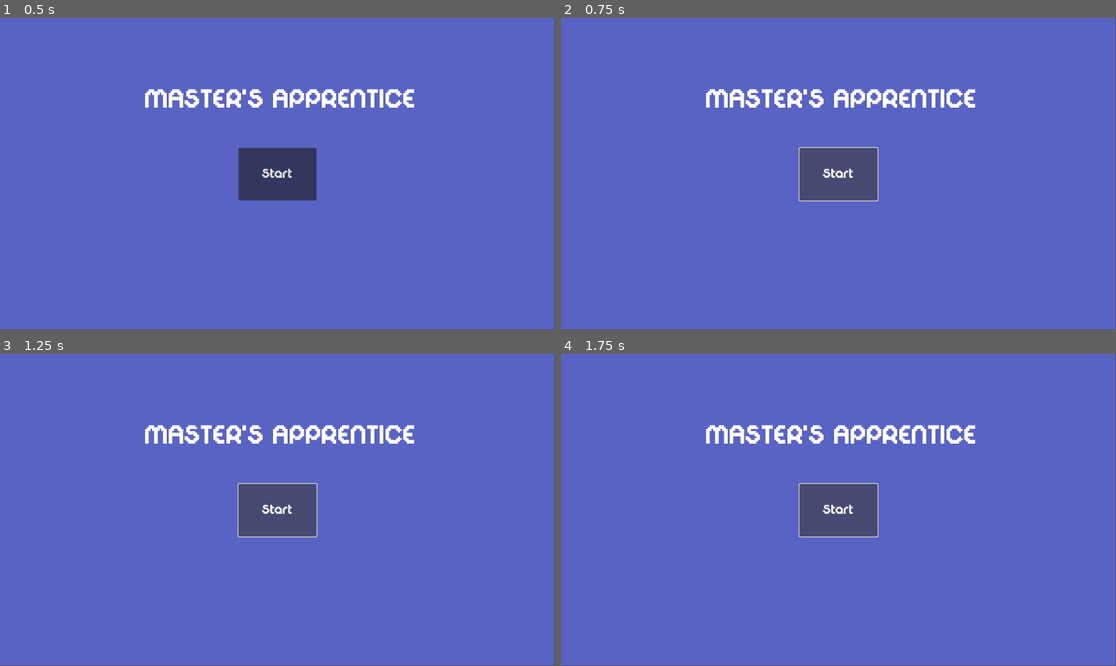
Above: before the commit, frames 1-4 (two rows, left to right).
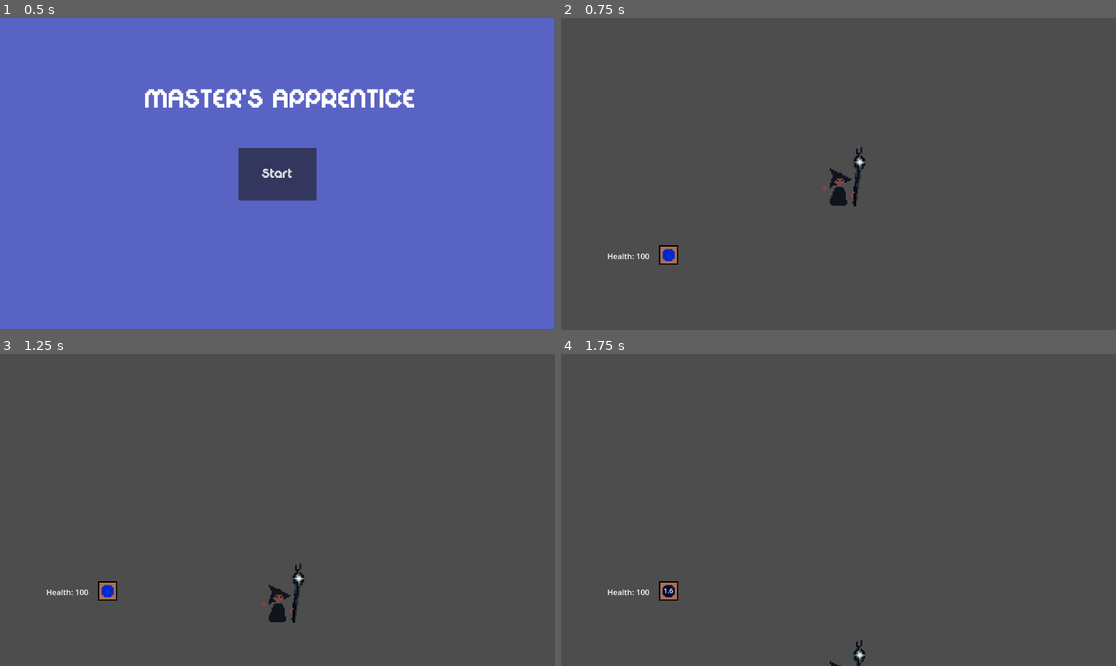
Above: after the commit, the same moments.

Repository: AthertonRoamer/Newton
Game: Godot game, scene res://main/main.tscn
The game is run twice, just before and just after one commit, with the same random seed, the same clock (stepped at 60 frames per second) and the same inputs.
Inputs (mouse positions are in pixels of both pictures, inside the frame that each line leads up to):
- Up to frame 1 (0.5 s): no input
- Up to frame 2 (0.75 s): click "Start" at 0.5 s
- Up to frame 3 (1.25 s): no input
- Up to frame 4 (1.75 s): click (838, 510) at 1.25 s, where only the run before the commit has a clickable "Start"

Frame 1 is identical in both runs. In frame 2, 100% of the frame differs, in the area x 0-100%, y 0-100%; in frame 3, 100%; in frame 4, 100%.

Commit message:
FInished LevelSegmentManager and added AudioManager

Diff:
--- /dev/null
+++ b/Newton/audio_manager/audio_manager.gd
@@ -0,0 +1,33 @@
+class_name AudioManagerClass
+extends Node
+
+@export var audio_player_count : int = 10
+
+var audio_players : Array[AudioStreamPlayer] = []  # The available players.
+var queue : Array = []  # The queue of sounds to play.
+
+func _ready():
+	# Create the pool of AudioStreamPlayer nodes.
+	for i in audio_player_count:
+		var p = AudioStreamPlayer.new()
+		add_child(p)
+		audio_players.append(p)
+
+
+func play(sound : AudioStream):
+	if sound != null:
+		queue.append(sound)
+
+
+func _process(_delta):
+	# Play a queued sound if any players are available.
+	if not queue.is_empty():
+		var available_players : Array[AudioStreamPlayer] = audio_players.filter(is_stream_stopped)
+		if not available_players.is_empty():
+			var player = available_players.pop_back()
+			player.stream = queue.pop_front()
+			player.play()
+
+
+func is_stream_stopped(player):
+	return not player.playing
--- /dev/null
+++ b/Newton/audio_manager/audio_manager.tscn
@@ -0,0 +1,6 @@
+[gd_scene load_steps=2 format=3 uid="uid://d3khoo0rr7ybd"]
+
+[ext_resource type="Script" path="res://audio_manager/audio_manager.gd" id="1_kwewo"]
+
+[node name="AudioManager" type="Node"]
+script = ExtResource("1_kwewo")
--- a/Newton/hud/respawn_menu/respawn_menu.gd
+++ b/Newton/hud/respawn_menu/respawn_menu.gd
@@ -2,6 +2,6 @@
 
 
 func _on_respawn_button_pressed():
-	#hide()
-	#Main.world.level_segment_manager.reload_active_segment()
+	hide()
+	Main.world.level_segment_manager.reload_active_segment()
 	pass
--- a/Newton/hud/spell_display_manager/spell_display_manager.gd
+++ b/Newton/hud/spell_display_manager/spell_display_manager.gd
@@ -14,3 +14,10 @@
 	$GridContainer.add_child(new_display)
 
 	custom_minimum_size = $GridContainer.get_minimum_size()
+
+
+func clear_spells() -> void:
+	spells = []
+	for child in $GridContainer.get_children():
+		child.queue_free()
+	custom_minimum_size = $GridContainer.get_minimum_size()
--- a/Newton/main/main.gd
+++ b/Newton/main/main.gd
@@ -7,6 +7,8 @@
 
 @export var menu_scene : PackedScene
 @export var game_scene : PackedScene
+var game : Node
+var menu : Control
 
 
 func _ready() -> void:
@@ -15,11 +17,19 @@
 
 
 func load_main_menu() -> void:
-	var menu = menu_scene.instantiate()
+	menu = menu_scene.instantiate()
 	add_child(menu)
 
 
 func load_game() -> void:
 	if game_scene != null:
-		var game = game_scene.instantiate()
+		menu.queue_free()
+		game = game_scene.instantiate()
 		add_child(game)
+
+
+func exit_game_to_menu() -> void:
+	if is_instance_valid(game):
+		Hud.visible = false
+		game.queue_free()
+		load_main_menu()
--- a/Newton/main/main.tscn
+++ b/Newton/main/main.tscn
@@ -1,8 +1,10 @@
-[gd_scene load_steps=3 format=3 uid="uid://dkvljuwumf6a5"]
+[gd_scene load_steps=4 format=3 uid="uid://dkvljuwumf6a5"]
 
 [ext_resource type="Script" path="res://main/main.gd" id="1_7k6r0"]
 [ext_resource type="PackedScene" uid="uid://cwsnjtqbugh5m" path="res://menu/main_menu.tscn" id="2_5ho16"]
+[ext_resource type="PackedScene" uid="uid://cyp8rgucuve24" path="res://world/main_world/main_world.tscn" id="3_bnpqc"]
 
 [node name="Main" type="Node"]
 script = ExtResource("1_7k6r0")
 menu_scene = ExtResource("2_5ho16")
+game_scene = ExtResource("3_bnpqc")
--- a/Newton/player/player.gd
+++ b/Newton/player/player.gd
@@ -53,22 +53,28 @@
 var spawn_state : spawn_states = spawn_states.LOAD_IN
 
 func _ready() -> void:
+	Hud.spell_display_manager.clear_spells()
 	match spawn_state:
 		spawn_states.LEVEL_TRANSFER:
+			load_persistent_player_data()
 			load_temporary_player_data()
 		spawn_states.RESPAWN:
 			load_persistent_player_data()
 			respawn_reset()
+		spawn_states.LOAD_IN:
+			equip_spell(preload("res://player/spells/test_spell/test_spell.tscn"))
 	Hud.health_display.health = health
 	Hud.show()
 	interactable_item_detector.player = self
 	Main.player = self
-	equip_spell(preload("res://player/spells/test_spell/test_spell.tscn"))
+
 
 
 func load_persistent_player_data() -> void:
-	for spell in PlayerData.equipped_spells:
+	var num = PlayerData.selected_spell_num
+	for spell in PlayerData.equipped_spells.duplicate():
 		equip_spell(spell)
+	spell_manager.select_spell_by_num(num)
 
 
 func load_temporary_player_data() -> void:
@@ -134,7 +140,8 @@
 		if equiped_spell.id == spell.id:
 			push_warning("Trying to equip spell that is already equipped")
 			return
-	PlayerData.equipped_spells.append(spell_scene)
+	if not PlayerData.equipped_spells.has(spell_scene):
+		PlayerData.equipped_spells.append(spell_scene)
 	Hud.spell_display_manager.add_spell(spell)
 	spell_manager.add_spell(spell)
 	if spell_manager.spell_count == 1:
@@ -142,7 +149,7 @@
 
 
 func begin_charging_spell() -> void:
-	if spell_manager.selected_spell.available:
+	if is_instance_valid(spell_manager.selected_spell) and spell_manager.selected_spell.available:
 		spell_manager.selected_spell.begin_charge()
 		direction_locked = true
 		charging = true
@@ -152,7 +159,7 @@
 
 
 func cast_spell() -> void:
-	if spell_manager.selected_spell.available and spell_manager.selected_spell.state == Spell.state_options.CHARGING:
+	if is_instance_valid(spell_manager.selected_spell) and spell_manager.selected_spell.available and spell_manager.selected_spell.state == Spell.state_options.CHARGING:
 		spell_manager.selected_spell.cast()
 
 
--- a/Newton/player/player_data/player_data.gd
+++ b/Newton/player/player_data/player_data.gd
@@ -3,8 +3,9 @@
 
 #class for containing player data that should be preserved through death or across level segment changes
 
-#persistent data - data preserved across death and respawn
+#persistent data - data preserved across death/respawn and level segment changes
 var equipped_spells : Array[PackedScene] = []
+var selected_spell_num : int = 0
 
 #temporary data - data preserved across level segment changes
 var health : int = 100
--- a/Newton/player/spells/spell_manager/spell_manager.gd
+++ b/Newton/player/spells/spell_manager/spell_manager.gd
@@ -2,7 +2,10 @@
 extends Node
 
 var selected_spell : Spell
-var selected_spell_num : int = 0
+var selected_spell_num : int = 0:
+	set(v):
+		selected_spell_num = v
+		PlayerData.selected_spell_num = selected_spell_num
 
 var spell_count : int = 0
 
@@ -20,3 +23,5 @@
 			selected_spell = new_selected_spell
 			selected_spell.selected = true
 			selected_spell_num = num
+	else:
+		push_warning("Spell manager is trying to select an invalid spell num")
--- a/Newton/project.godot
+++ b/Newton/project.godot
@@ -19,6 +19,7 @@
 
 Hud="*res://hud/hud.tscn"
 PlayerData="*res://player/player_data/player_data.tscn"
+AudioManager="*res://audio_manager/audio_manager.tscn"
 
 [input]
 
--- /dev/null
+++ b/Newton/test_world/level_segment_manager.gd
@@ -0,0 +1 @@
+extends LevelSegmentManager
--- a/Newton/test_world/test_map/test_map.tscn
+++ b/Newton/test_world/test_map/test_map.tscn
@@ -6,6 +6,7 @@
 [ext_resource type="PackedScene" uid="uid://cvl5k81wk4ncv" path="res://player/spells/magic_missile_spell/grabbable_magic_missile/grabbable_magic_missile.tscn" id="3_6mq8f"]
 [ext_resource type="PackedScene" uid="uid://crs5n2j5sil7s" path="res://entities/goblin/goblin.tscn" id="5_ec22k"]
 [ext_resource type="PackedScene" path="res://wind.tscn" id="6_vn1vw"]
+[ext_resource type="PackedScene" uid="uid://b2o234hsvd7y0" path="res://world/teleporter/teleporter.tscn" id="7_yxum4"]
 
 [node name="TestMap1" type="Node2D" node_paths=PackedStringArray("spawn_point")]
 script = ExtResource("1_otmdb")
@@ -28,6 +29,10 @@
 z_index = -5
 position = Vector2(520, 549)
 
+[node name="Block3" parent="." instance=ExtResource("1_0n05w")]
+z_index = -5
+position = Vector2(1672, 397)
+
 [node name="GrabbableTestSpellTwo" parent="." instance=ExtResource("2_8411r")]
 position = Vector2(1275, 402)
 
@@ -43,3 +48,6 @@
 [node name="wind" parent="." instance=ExtResource("6_vn1vw")]
 visible = false
 position = Vector2(1041, 213)
+
+[node name="Teleporter" parent="." instance=ExtResource("7_yxum4")]
+position = Vector2(1802, 340)
--- /dev/null
+++ b/Newton/test_world/test_map_2/test_map2.gd
@@ -0,0 +1 @@
+extends LevelSegment
--- /dev/null
+++ b/Newton/test_world/test_map_2/test_map2.tscn
@@ -0,0 +1,34 @@
+[gd_scene load_steps=4 format=3 uid="uid://2aaa3oxxbcg3"]
+
+[ext_resource type="Script" path="res://test_world/test_map_2/test_map2.gd" id="1_15de8"]
+[ext_resource type="PackedScene" uid="uid://fs6myl3u0kt5" path="res://test_world/block.tscn" id="2_8mqfg"]
+[ext_resource type="PackedScene" uid="uid://b2o234hsvd7y0" path="res://world/teleporter/teleporter.tscn" id="3_ivkys"]
+
+[node name="TestMap2" type="Node2D" node_paths=PackedStringArray("spawn_point", "object_holder")]
+script = ExtResource("1_15de8")
+spawn_point = NodePath("SpawnPoint")
+object_holder = NodePath("")
+
+[node name="ColorRect" type="ColorRect" parent="."]
+z_index = -5
+offset_left = -697.0
+offset_top = -1176.0
+offset_right = -657.0
+offset_bottom = -1136.0
+scale = Vector2(115.334, 70.3635)
+color = Color(0.0392157, 0.145098, 0.14902, 1)
+
+[node name="SpawnPoint" type="Node2D" parent="."]
+position = Vector2(-47, 260)
+
+[node name="Block" parent="." instance=ExtResource("2_8mqfg")]
+position = Vector2(135, 335)
+
+[node name="Block2" parent="." instance=ExtResource("2_8mqfg")]
+position = Vector2(756, 242)
+
+[node name="Block3" parent="." instance=ExtResource("2_8mqfg")]
+position = Vector2(1342, 126)
+
+[node name="Teleporter" parent="." instance=ExtResource("3_ivkys")]
+position = Vector2(1457, 66)
--- a/Newton/test_world/test_world.tscn
+++ b/Newton/test_world/test_world.tscn
@@ -1,23 +1,15 @@
-[gd_scene load_steps=4 format=3 uid="uid://w06y3prgnygb"]
+[gd_scene load_steps=5 format=3 uid="uid://w06y3prgnygb"]
 
-[ext_resource type="PackedScene" uid="uid://vo4tbm4u65yf" path="res://test_world/test_map/test_map.tscn" id="1_tw7wp"]
 [ext_resource type="Script" path="res://test_world/test_world.gd" id="1_yrsjs"]
-
-[ext_resource type="PackedScene" uid="uid://city0pwx48l16" path="res://player/player.tscn" id="2_3631f"]
-[ext_resource type="PackedScene" uid="uid://gnat8j78a4g7" path="res://wind.tscn" id="3_jv0u6"]
-[ext_resource type="PackedScene" uid="uid://crs5n2j5sil7s" path="res://entities/goblin/goblin.tscn" id="5_2mg2v"]
-
-
-[ext_resource type="Script" path="res://world/level_segment_system/level_segment_manager/level_segment_manager.gd" id="5_bvliq"]
-
+[ext_resource type="Script" path="res://test_world/level_segment_manager.gd" id="2_5d4fn"]
+[ext_resource type="PackedScene" uid="uid://vo4tbm4u65yf" path="res://test_world/test_map/test_map.tscn" id="3_qbsrl"]
+[ext_resource type="PackedScene" uid="uid://2aaa3oxxbcg3" path="res://test_world/test_map_2/test_map2.tscn" id="4_rfshi"]
 
 [node name="TestWorld" type="Node2D" node_paths=PackedStringArray("object_holder", "level_segment_manager")]
 script = ExtResource("1_yrsjs")
 object_holder = NodePath(".")
 level_segment_manager = NodePath("LevelSegmentManager")
 
-
-
 [node name="LevelSegmentManager" type="Node2D" parent="."]
-script = ExtResource("5_bvliq")
-level_segment_list = Array[PackedScene]([ExtResource("1_tw7wp")])
+script = ExtResource("2_5d4fn")
+level_segment_list = Array[PackedScene]([ExtResource("3_qbsrl"), ExtResource("4_rfshi")])
--- a/Newton/world/level_segment_system/level_segment/level_segment.gd
+++ b/Newton/world/level_segment_system/level_segment/level_segment.gd
@@ -2,11 +2,15 @@
 extends Node2D
 
 @export var spawn_point : Node2D
+@export var object_holder : Node2D
 
 var player_scene : PackedScene = preload("res://player/player.tscn")
 
 func spawn_player(spawn_state : Player.spawn_states):
 	var new_player : Player = player_scene.instantiate()
-	new_player.global_position = spawn_point.global_position
+	if is_instance_valid(spawn_point):
+		new_player.global_position = spawn_point.global_position
+	else:
+		push_warning("Level segment " + str(self) + " doesn't have spawn point set")
 	new_player.spawn_state = spawn_state
 	add_child(new_player)
--- a/Newton/world/level_segment_system/level_segment_manager/level_segment_manager.gd
+++ b/Newton/world/level_segment_system/level_segment_manager/level_segment_manager.gd
@@ -8,7 +8,10 @@
 var level_segment_index : int = 0
 
 func _ready() -> void:
-	open_level_segment(level_segment_list[0])
+	if level_segment_list.size() >= 1 and level_segment_list[0] != null and level_segment_list[0].can_instantiate():
+		open_level_segment(level_segment_list[0])
+	else:
+		push_warning("Level Segment Manager has no Level Segments")
 
 
 func open_level_segment(segment_scene : PackedScene, spawn_state : Player.spawn_states = Player.spawn_states.LOAD_IN) -> void:
@@ -16,12 +19,31 @@
 	active_segment_scene = segment_scene
 	active_segment = segment
 	if is_instance_valid(Main.world):
-		Main.world.object_holder = active_segment
+		if is_instance_valid(active_segment.object_holder):
+			Main.world.object_holder = active_segment.object_holder
+		else:
+			Main.world.object_holder = active_segment
 	add_child(active_segment)
 	active_segment.spawn_player(spawn_state)
 
 
-func reload_active_segment() -> void:
+func close_active_segment() -> void:
 	active_segment.queue_free()
-	open_level_segment(active_segment_scene, Player.spawn_states.LOAD_IN)
-	#TODO use correct spawn state
+
+
+func reload_active_segment(spawn_state : Player.spawn_states = Player.spawn_states.RESPAWN) -> void:
+	close_active_segment()
+	open_level_segment(active_segment_scene, spawn_state)
+
+
+func transfer_to_next_segment() -> void:
+	level_segment_index += 1
+	if level_segment_list.size() >= level_segment_index + 1 and level_segment_list[level_segment_index] != null and level_segment_list[level_segment_index].can_instantiate():
+		close_active_segment()
+		open_level_segment(level_segment_list[level_segment_index], Player.spawn_states.LEVEL_TRANSFER)
+	else:
+		if is_instance_valid(Main.main):
+			close_active_segment()
+			Main.main.exit_game_to_menu()
+		else:
+			push_warning("No level segment to load")
--- /dev/null
+++ b/Newton/world/teleporter/teleporter.gd
@@ -0,0 +1,20 @@
+extends InteractableItem
+class_name Teleporter
+
+
+func interact(player : Player) -> void:
+	super(player)
+	Main.world.level_segment_manager.transfer_to_next_segment()
+
+func _ready() -> void:
+	super()
+	player_entered_range.connect(_on_player_enter_range)
+	player_exited_range.connect(_on_player_exit_range)
+
+
+func _on_player_enter_range() -> void:
+	$Label.show()
+
+
+func _on_player_exit_range() -> void:
+	$Label.hide()
--- /dev/null
+++ b/Newton/world/teleporter/teleporter.tscn
@@ -0,0 +1,24 @@
+[gd_scene load_steps=4 format=3 uid="uid://b2o234hsvd7y0"]
+
+[ext_resource type="Script" path="res://world/teleporter/teleporter.gd" id="1_qwdy7"]
+[ext_resource type="Texture2D" uid="uid://76cwdkgwqcko" path="res://world/teleporter/filler_teleporter.png" id="2_cav4k"]
+
+[sub_resource type="CircleShape2D" id="CircleShape2D_2d6tk"]
+radius = 38.2099
+
+[node name="Teleporter" type="Area2D"]
+script = ExtResource("1_qwdy7")
+
+[node name="Sprite2D" type="Sprite2D" parent="."]
+texture = ExtResource("2_cav4k")
+
+[node name="CollisionShape2D" type="CollisionShape2D" parent="."]
+shape = SubResource("CircleShape2D_2d6tk")
+
+[node name="Label" type="Label" parent="."]
+visible = false
+offset_left = -48.0
+offset_top = -64.0
+offset_right = 48.0
+offset_bottom = -41.0
+text = "E to teleport"
--- a/Newton/world/world.gd
+++ b/Newton/world/world.gd
@@ -9,3 +9,5 @@
 	Main.world = self
 	if is_instance_valid(level_segment_manager.active_segment):
 		object_holder = level_segment_manager.active_segment
+	else:
+		push_warning("Main's level segment manager does not have an active segment at World _ready")
Not shown, added: Newton/test_world/Farm.png.import
Not shown: 1 places in Newton/test_world/test_map/test_map.tscn that only renumber resources
Binary file added: Newton/world/teleporter/filler_teleporter.png
Not shown, added: Newton/world/teleporter/filler_teleporter.png.import
